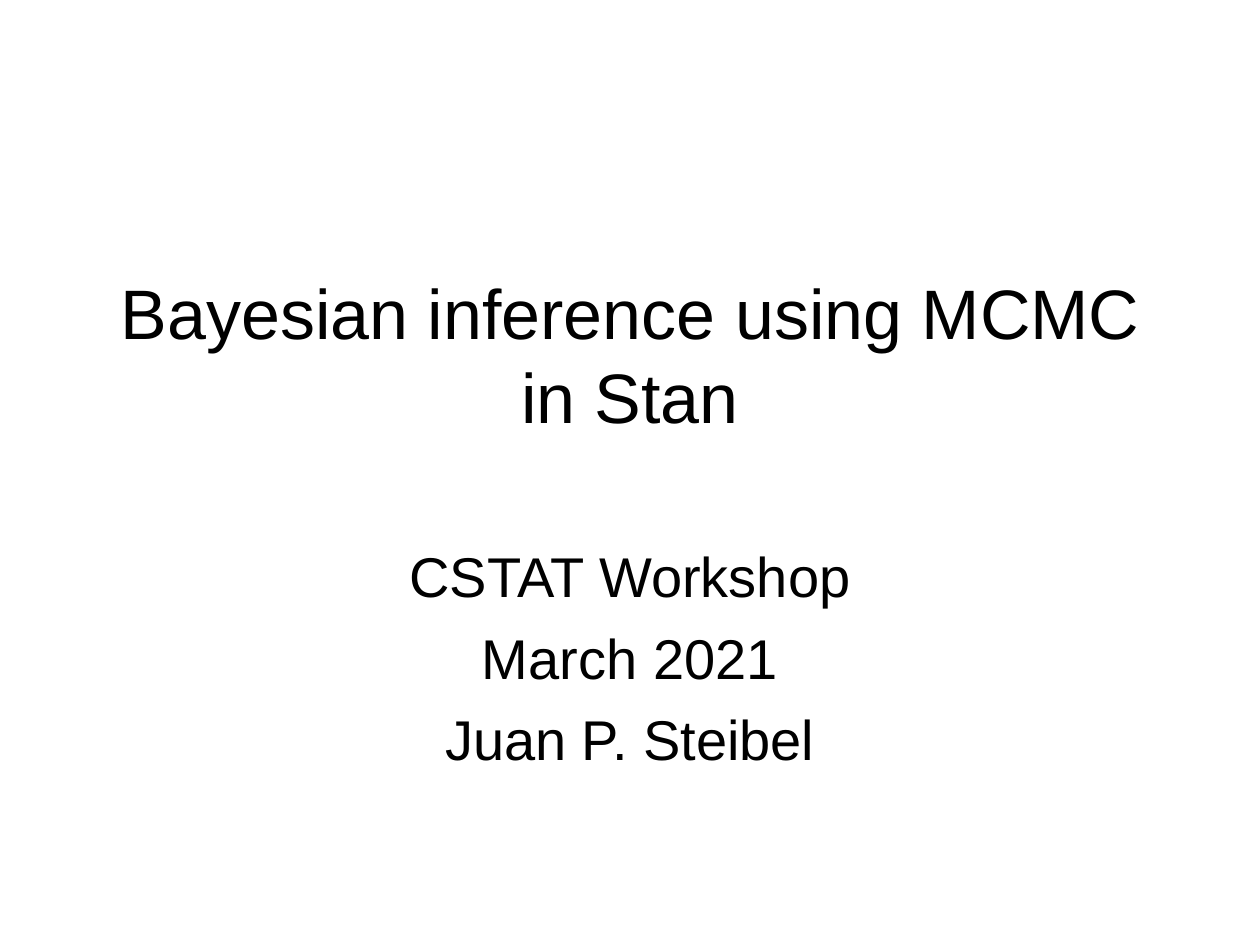
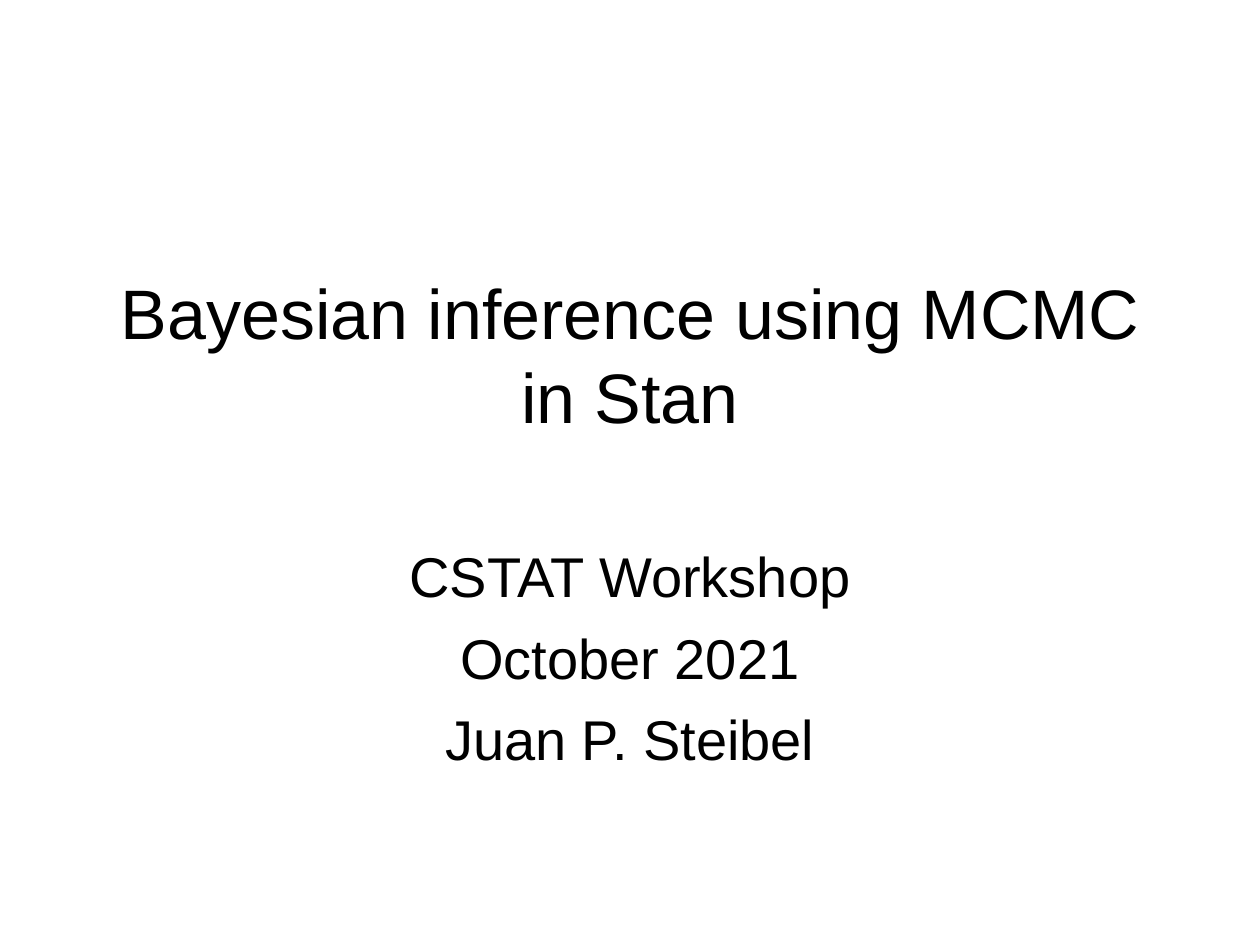
Before and after one commit to steibelj/CSTAT, a slide deck: slide 1 of 1 Introduction and Bayesian inference.pptx. Drawn at 1260x945 pixels with LibreOffice and Linux fonts; fonts in the diff are those of the drawing. Boxes give left, top, right and bottom in pixels: in the first picture for what was removed or moved away, otherwise in the second. Text is boxed around its words. In the diff, an @@ line names an element or a change of style, - is before the commit and + after.

```diff
--- a/1 Introduction and Bayesian inference.pptx
+++ b/1 Introduction and Bayesian inference.pptx
@@ text at box(460, 638, 800, 680): text changed @@
-March 2021
+October 2021
```
Also in this commit, not shown: 1 other slide changed.
